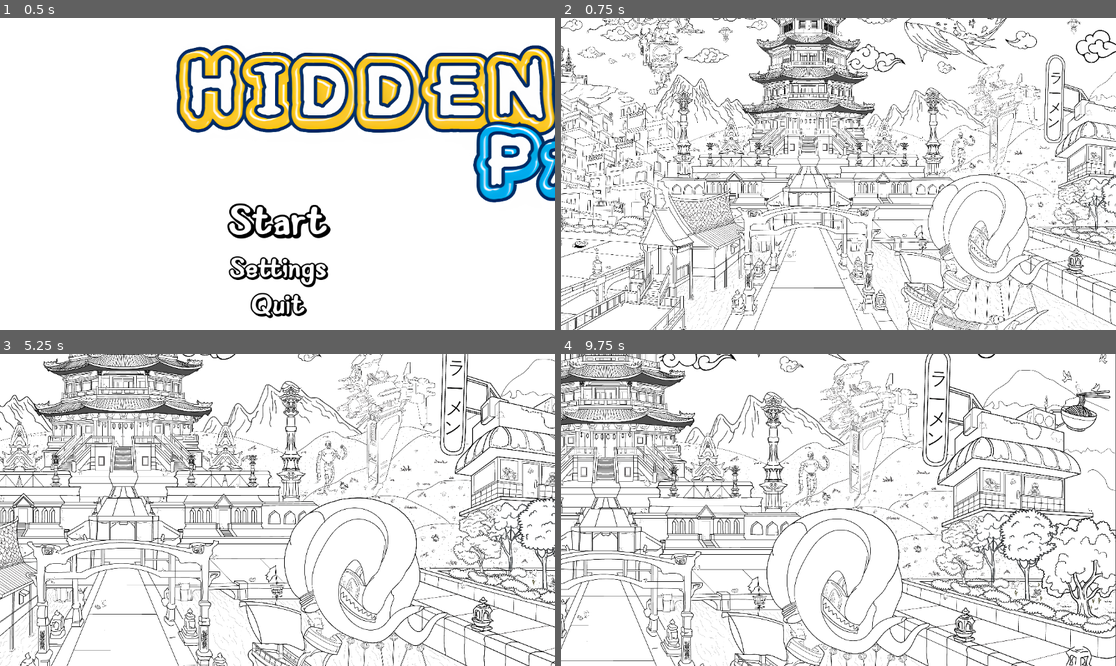
Above: before the commit, frames 1-4 (two rows, left to right).
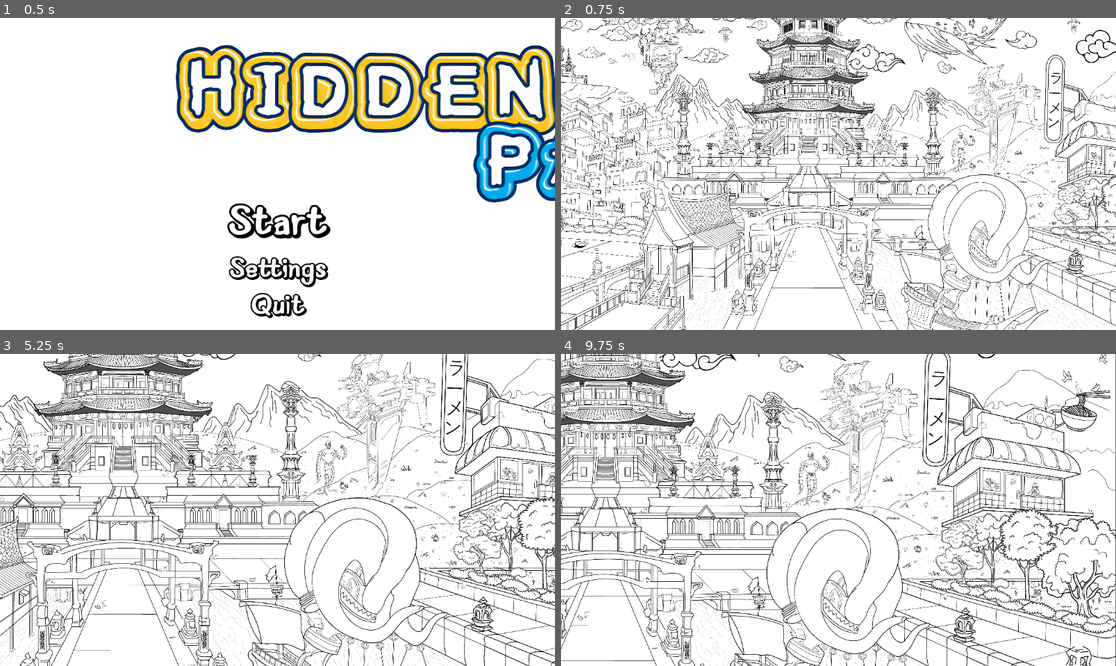
Above: after the commit, the same moments.

Repository: Wpan0n/_HiddenPaws_
Game: Godot game, scene res://scences/main_menu.tscn
Same seed, same stepped clock (60 frames per second), same inputs: the game is played once before the commit and once after it.
Inputs (mouse positions are in pixels of both pictures, inside the frame that each line leads up to):
- Up to frame 1 (0.5 s): no input
- Up to frame 2 (0.75 s): click "Start" at 0.5 s
- Up to frame 3 (5.25 s): move the mouse to (249, 572) at 1.27 s; click (249, 572) at 1.42 s; drag from (444, 556) to (249, 572) at 2.02 s; move the mouse to (111, 463) at 2.77 s; click (111, 463) at 2.92 s; drag from (305, 510) to (111, 463) at 3.52 s; move the mouse to (194, 432) at 4.27 s; click (194, 432) at 4.42 s; tap Enter at 5 s; drag from (399, 494) to (194, 432) at 5.02 s
- Up to frame 4 (9.75 s): tap Space at 5.75, 7.25, 8.75 s; move the mouse to (727, 525) at 5.77 s; click (727, 525) at 5.92 s; tap Enter at 6.5, 8 s; drag from (894, 441) to (727, 525) at 6.52 s; move the mouse to (810, 572) at 7.27 s; click (810, 572) at 7.42 s; drag from (1005, 556) to (810, 572) at 8.02 s; move the mouse to (672, 463) at 8.77 s; click (672, 463) at 8.92 s; drag from (866, 510) to (672, 463) at 9.52 s

Frame 1 is identical in both runs. In frame 2, less than 0.1% of the frame differs, in the area x 49-100%, y 66-69%; in frame 3, less than 0.1%; in frame 4, less than 0.1%, in the area x 14-86%, y 71-76%.

Commit message:
Update MainGame.tscn

Diff:
--- a/scences/MainGame.tscn
+++ b/scences/MainGame.tscn
@@ -513,8 +513,8 @@
 volume_db = -30.0
 
 [node name="Sprite2D45" type="Sprite2D" parent="Sprite2D"]
-position = Vector2(79, 802)
-scale = Vector2(0.0632354, 0.0632354)
+position = Vector2(87.5175, 798.272)
+scale = Vector2(0.0794438, 0.0794438)
 texture = ExtResource("48_21jlo")
 script = ExtResource("5_j0mpy")
 
@@ -533,7 +533,7 @@
 volume_db = -30.0
 
 [node name="Sprite2D47" type="Sprite2D" parent="Sprite2D"]
-position = Vector2(3179, 825)
+position = Vector2(3304, 836)
 scale = Vector2(0.0632354, 0.0632354)
 texture = ExtResource("50_n6avu")
 script = ExtResource("5_j0mpy")
